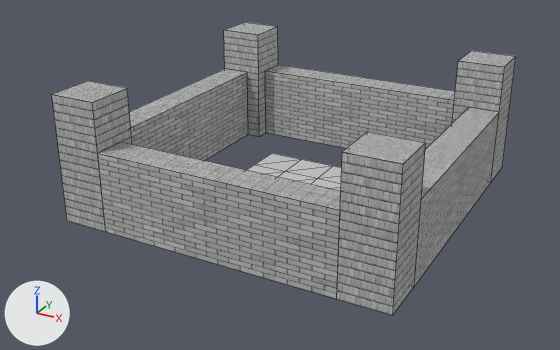
The FBX model Game/Game/GameContent/Level/castlelevel.FBX, before and after one commit.
The view is the same before and after, from a 50 mm lens placed at (5.35, -10.45, 5.45), pointed at (-0.18, -0.39, 0.42). Lighting does not change. The marker at lower left points along +X, +Y and +Z. Mesh edges are drawn as thin lines. Where no turn or scale is listed for an object, it has been applied to the vertices.
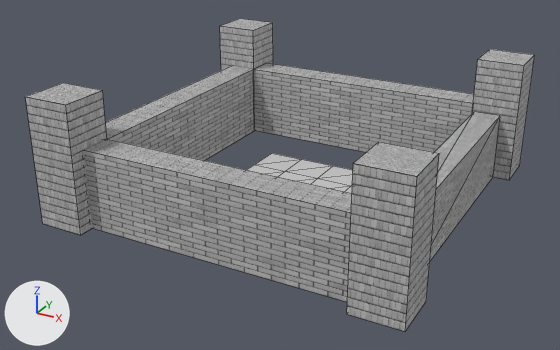
Where the newer file only moved an object's origin or applied its transform, the numbers keep the older frame.

Boxes (x1, y1, x2, y2) around the edits, measured in the pictures (560 x 350 px):
'Box004', moved: before (337, 132, 426, 315); after (347, 142, 439, 332)
'Box005', moved: before (52, 81, 132, 232); after (25, 83, 107, 235)
'Box010', reshaped: before (414, 107, 499, 286); after (430, 112, 500, 261)
'Box003', moved: before (452, 51, 516, 181); after (472, 49, 534, 180)
'Box006', moved: before (224, 22, 278, 137); after (220, 19, 273, 70)

What changed in the scene script:
```text
Change me_mesh_008:
    used by ob_box010; location = (2.41, 0.0, 0.0)
    remove me_mesh_008.from_pydata(...)  # 8 vertices, 6 faces; spans x -0.25..0.25, y -1.9..1.9, z 0.0..1.27
    add me_mesh_008.from_pydata(...)  # 8 vertices, 12 faces; spans x -0.22..0.22, y -2.17..2.17, z 0.0..1.11
    me_mesh_008 part 1: the whole mesh is rebuilt
Change ob_box004:
    ob_box004.location: (2.29, -2.29, 0.0) -> (2.54, -2.54, 0.0)
Change ob_box005:
    ob_box005.location: (-2.29, -2.29, 0.0) -> (-2.54, -2.54, 0.0)
Change ob_box006:
    ob_box006.location: (-2.29, 2.29, 0.0) -> (-2.54, 2.54, 0.0)
Change ob_box003:
    ob_box003.location: (2.29, 2.29, 0.0) -> (2.54, 2.54, 0.0)
```
